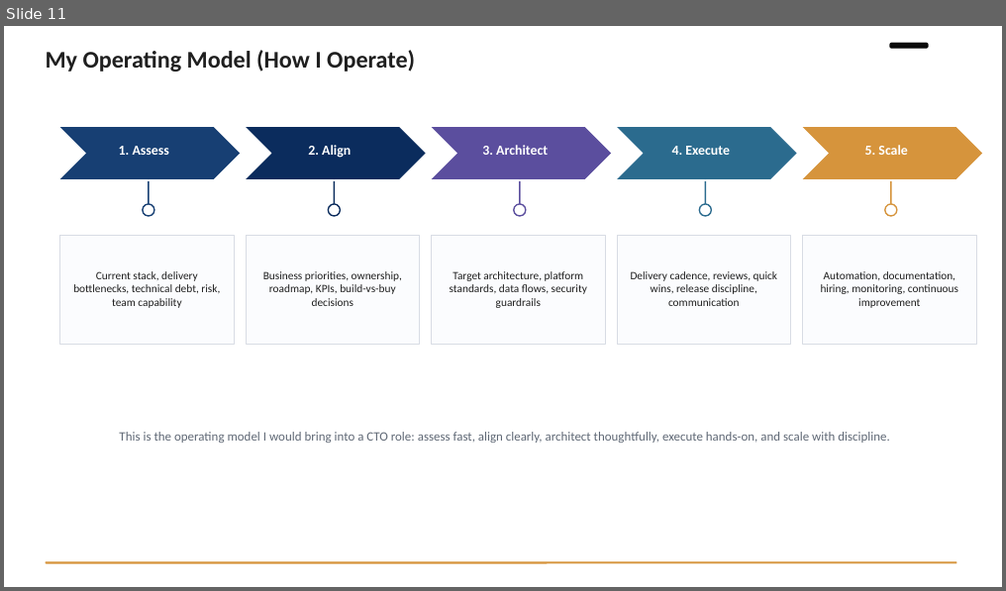
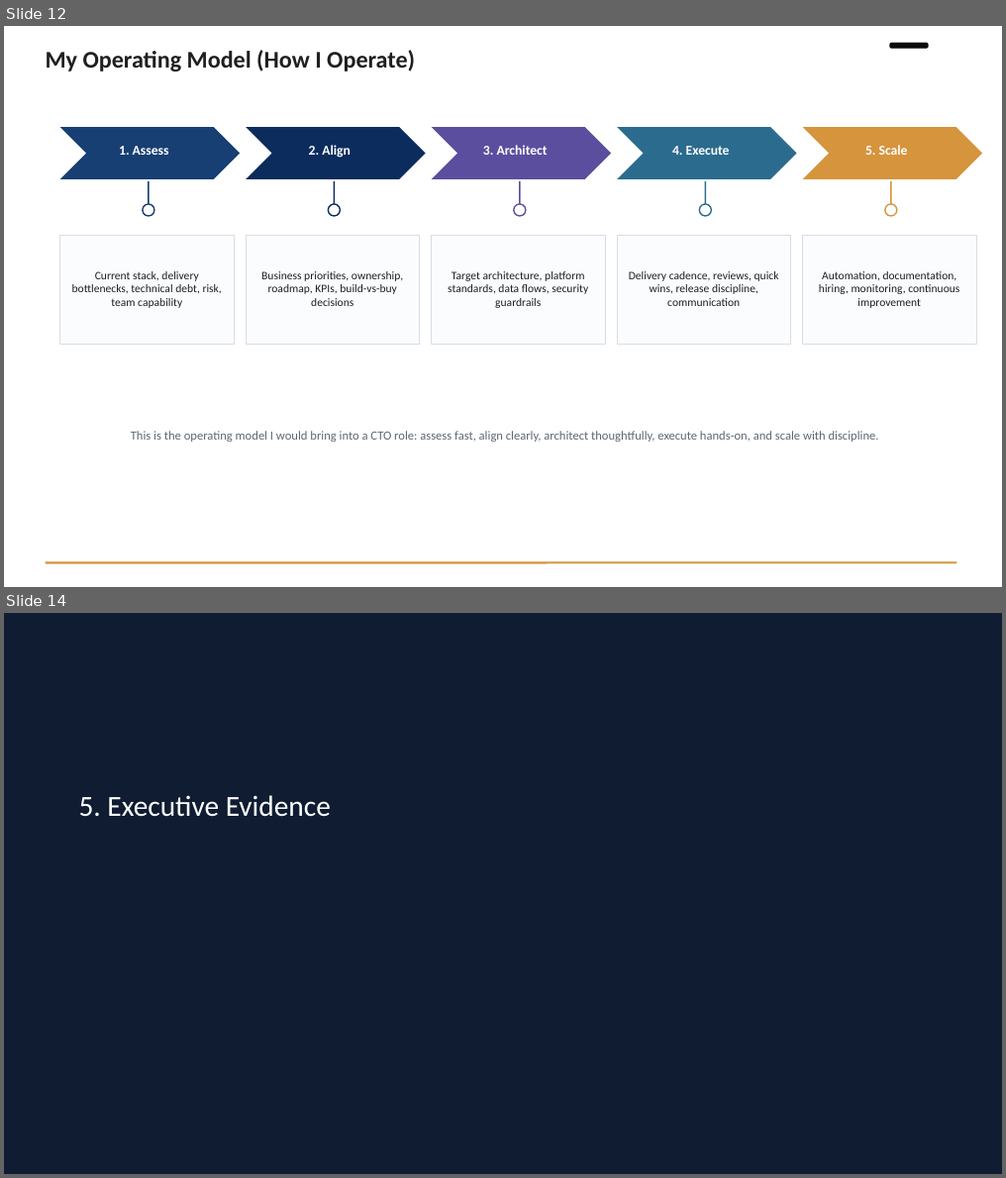
Before and after one commit to omarsaab96/portfolio, a slide deck: omarsaab_portfolio.pptx. Shown one above the other, each under a label of ours: slide 11 before the commit, slides 12 and 14 after it; the slides between them are not shown. The pictures are 1006x591 and 1006x1178 pixels, drawn with LibreOffice and Linux fonts; fonts in the diff are those of the drawing; background and template pictures are left out; a plain dark background stands for a picture behind light text. Boxes give left, top, right and bottom in pixels: in the first picture for what was removed or moved away, otherwise in the second. Text is boxed around its words. In the diff, an @@ line names an element or a change of style, - is before the commit and + after.

```diff
--- a/omarsaab_portfolio.pptx
+++ b/omarsaab_portfolio.pptx
@@ slide 14 added at <box>4,613,1002,1174</box>, background picture (left out) @@
@@ rectangle added at <box>4,613,1002,1174</box>, fill #041736 at 70% opacity @@
@@ text added at <box>79,795,331,817</box>, 28 pt, text #FFFFFF @@
+5. Executive Evidence
@@ what was slide 11 is now slide 12 @@
@@ slide 12 changed as well @@
@@ size 13.2 to 13 pt in 4 elements at <box>119,146,169,155</box>, <box>483,145,548,155</box>, <box>672,146,730,155</box>, <box>865,145,908,155</box> @@
@@ size 10.8 to 11 pt in 5 elements at <box>72,272,222,308</box>, <box>261,272,403,306</box>, <box>448,272,588,308</box>, <box>629,272,779,306</box>, <box>819,272,959,308</box> @@
@@ text "This is the operating model ..." at <box>131,431,879,442</box>: size 12.3 to 12 pt @@
```
Also in this commit, not shown: 13 other slides changed, 4 other slides added, 1 other file.
